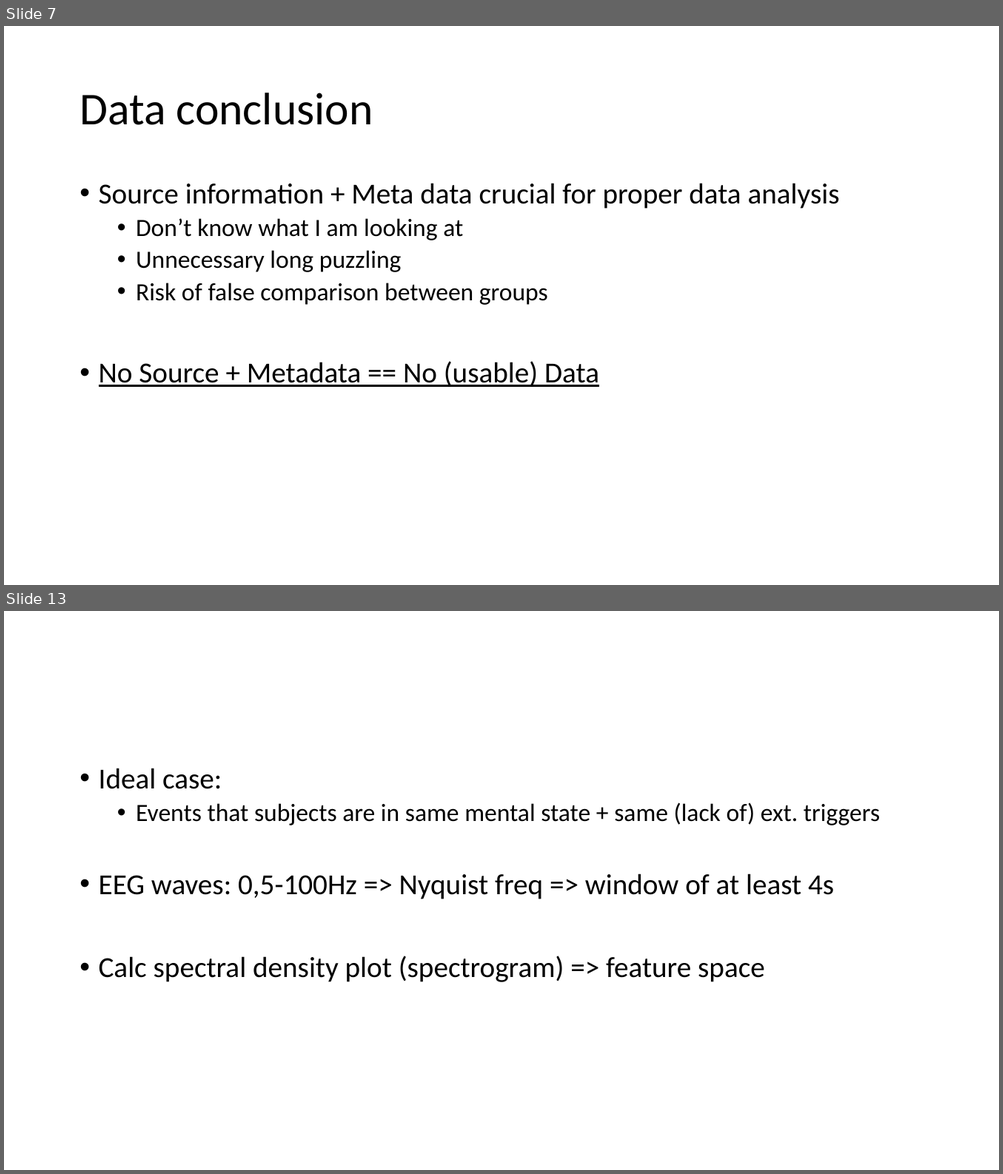
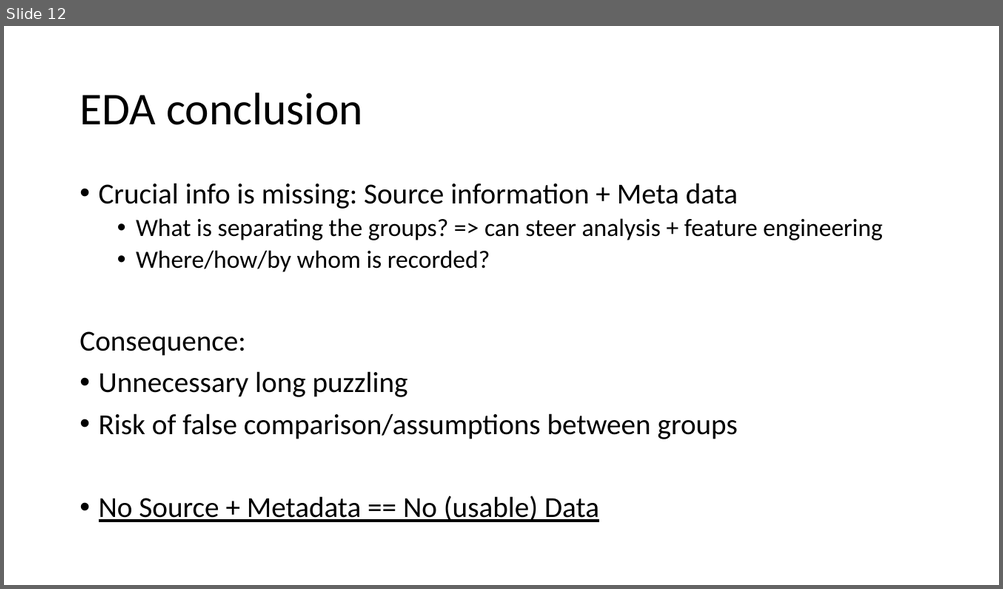
Before and after one commit to JeroenBuil/deegtal_coding_task, a slide deck: reports/dEEGtal interview presentation - Jeroen Buil.pptx. Shown one above the other, each under a label of ours: slides 7 and 13 before the commit, slide 12 after it; the slides between them are not shown. The pictures are 1003x1174 and 1003x589 pixels, drawn with LibreOffice and Linux fonts; fonts in the diff are those of the drawing. Boxes give left, top, right and bottom in pixels: in the first picture for what was removed or moved away, otherwise in the second. Text is boxed around its words. In the diff, an @@ line names an element or a change of style, - is before the commit and + after.

```diff
--- a/reports/dEEGtal interview presentation - Jeroen Buil.pptx
+++ b/reports/dEEGtal interview presentation - Jeroen Buil.pptx
@@ slide 13 removed at [4, 611, 999, 1170], background #FFFFFF @@
@@ text removed at [99, 768, 879, 982] @@
-• Ideal case:
-  • Events that subjects are in same mental state + same (lack of) ext. triggers
-• EEG waves: 0,5-100Hz => Nyquist freq => window of at least 4s
-• Calc spectral density plot (spectrogram) => feature space
@@ what was slide 7 is now slide 12 @@
@@ slide 12 changed as well @@
@@ title at [79, 93, 363, 125]: text changed @@
-Data conclusion
+EDA conclusion
@@ text at [79, 183, 882, 356]: text changed; size 28 to 24 pt @@
-• Source information + Meta data crucial for proper data analysis
-  • Don’t know what I am looking at
+• Crucial info is missing: Source information + Meta data
+  • What is separating the groups? => can steer analysis + feature engineering
+  • Where/how/by whom is recorded?
+Consequence:
@@ text at [99, 372, 408, 397]: size 24 to 28 pt in "Unnecessary long puzzling"; list level 2 to 1 in "Unnecessary long puzzling" @@
@@ text at [99, 414, 737, 440]: text changed; size 24 to 28 pt @@
-  • Risk of false comparison between groups
+• Risk of false comparison/assumptions between groups
```
Also in this commit, not shown: 4 other slides changed, 21 slides added, 6 other slides removed, 1 other file.
